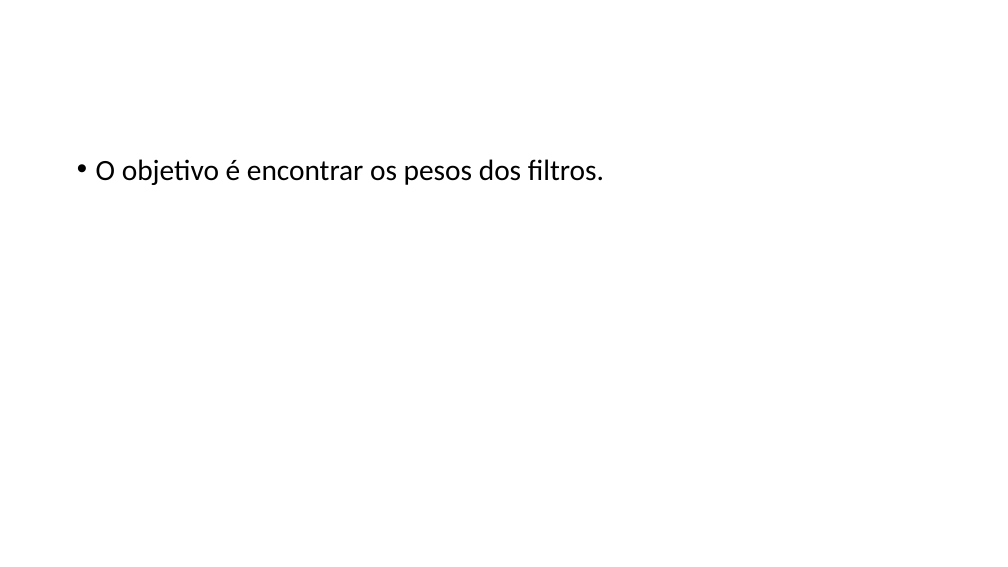
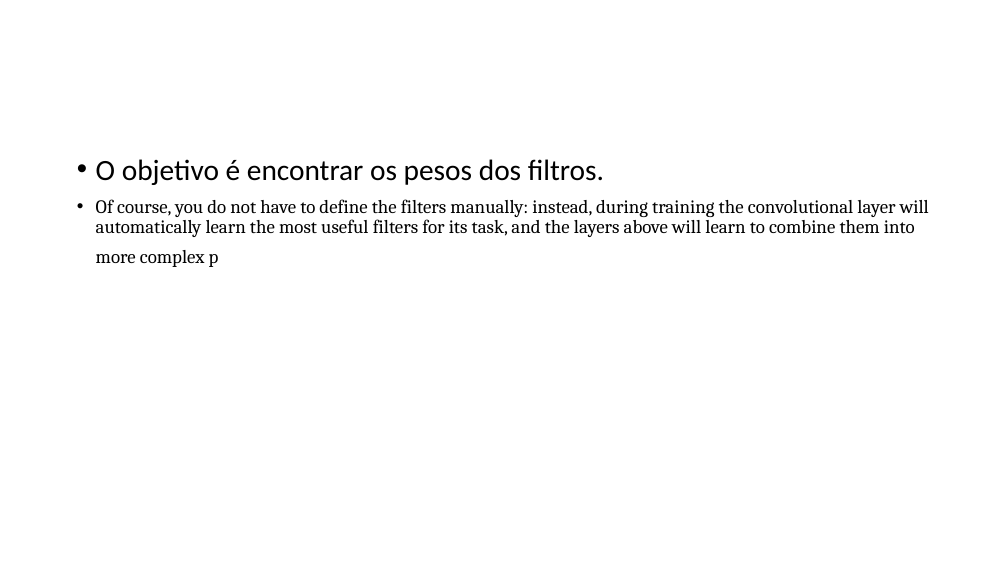
Before and after one commit to zz4fap/tp557-iot-ml, a slide deck: slide 30 of slides/TP557_12_Introduzindo_convoluções.pptx (slide 29 before the commit). Drawn at 1008x567 pixels with LibreOffice and Linux fonts; fonts in the diff are those of the drawing. Boxes give left, top, right and bottom in pixels: in the first picture for what was removed or moved away, otherwise in the second. Text is boxed around its words. In the diff, an @@ line names an element or a change of style, - is before the commit and + after.

```diff
--- a/slides/TP557_12_Introduzindo_convoluções.pptx
+++ b/slides/TP557_12_Introduzindo_convoluções.pptx
@@ text at (96,199,929,267): paragraph added @@
+• Of course, you do not have to define the filters manually: instead, during training the convolutional layer will automatically learn the most useful filters for its task, and the layers above will learn to combine them into more complex p
```
Also in this commit, not shown: 1 other slide changed, 1 slide added.
